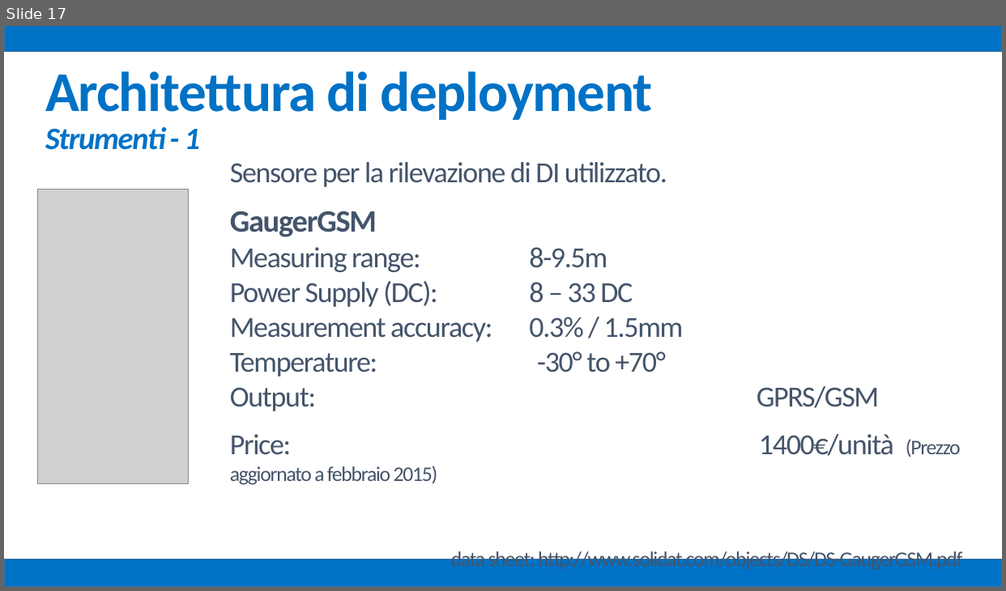
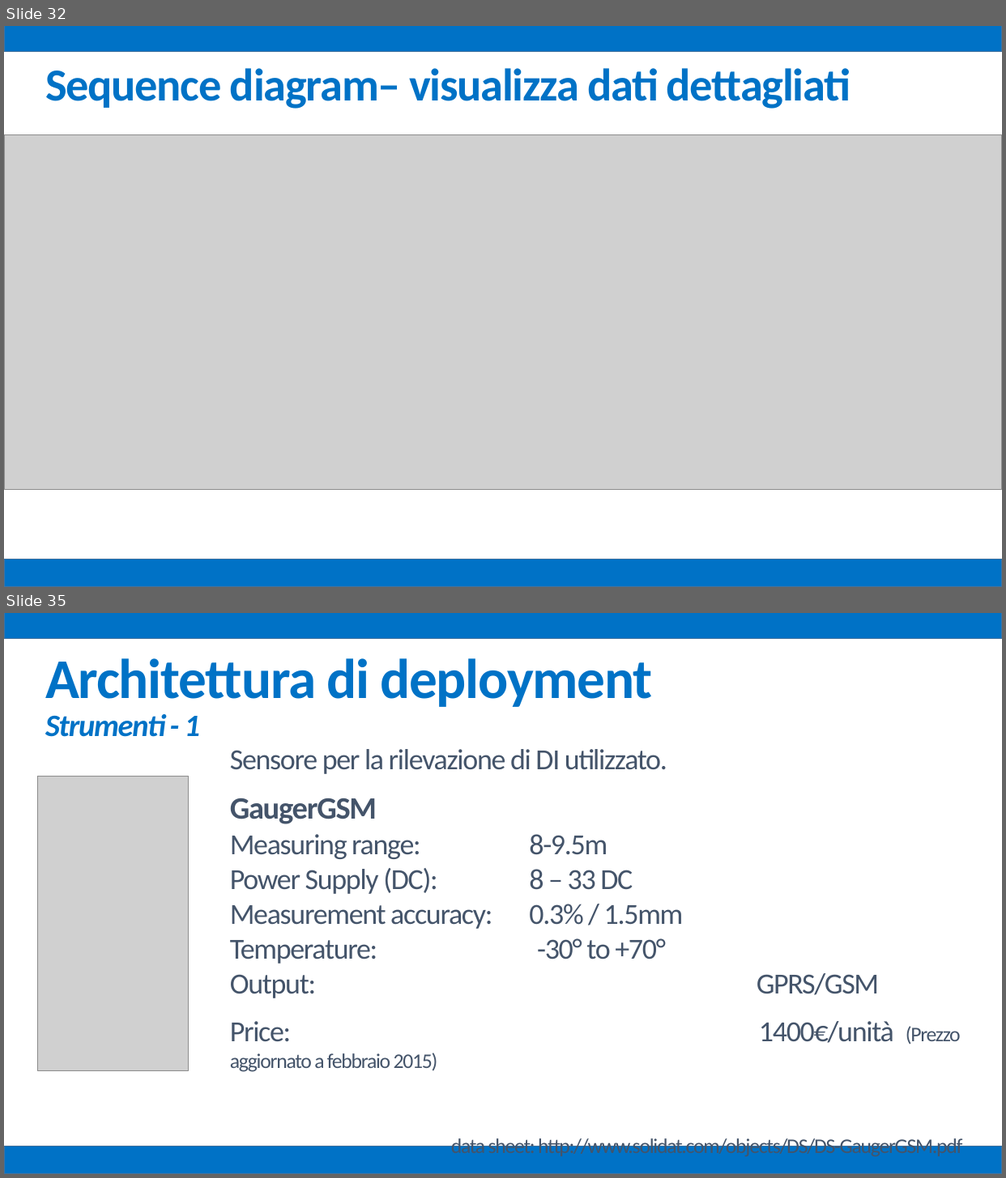
Before and after one commit to mz1991/ProgettoFebbraio2015, a slide deck: Febbraio 2015.pptx. Shown one above the other, each under a label of ours: slide 17 before the commit, slides 32 and 35 after it; the slides between them are not shown. The pictures are 1006x591 and 1006x1178 pixels, drawn with LibreOffice and Linux fonts; fonts in the diff are those of the drawing; grey boxes stand for pictures. Boxes give left, top, right and bottom in pixels: in the first picture for what was removed or moved away, otherwise in the second. Text is boxed around its words. In the diff, an @@ line names an element or a change of style, - is before the commit and + after.

```diff
--- a/Febbraio 2015.pptx
+++ b/Febbraio 2015.pptx
@@ slide 32 added at <box>4,26,1002,587</box>, background #FFFFFF @@
@@ rectangle added at <box>4,26,1002,52</box>, fill #0072C6, outline #43739E 1 pt @@
@@ text added at <box>45,68,851,109</box>, 44 pt, text #0072C6, bold @@
+Sequence diagram– visualizza dati dettagliati
@@ picture added at <box>4,135,1002,489</box> @@
@@ rectangle added at <box>4,559,1002,587</box>, fill #0072C6, outline #43739E 1 pt @@
@@ what was slide 17 is now slide 35 @@
```
Also in this commit, not shown: 2 slides changed, 18 other slides added, 6 other files.
